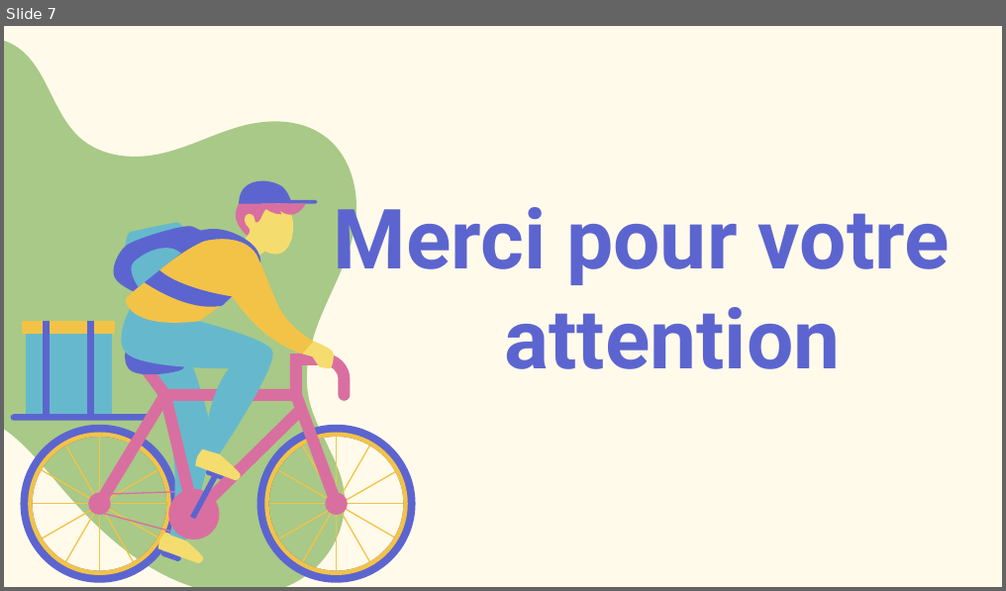
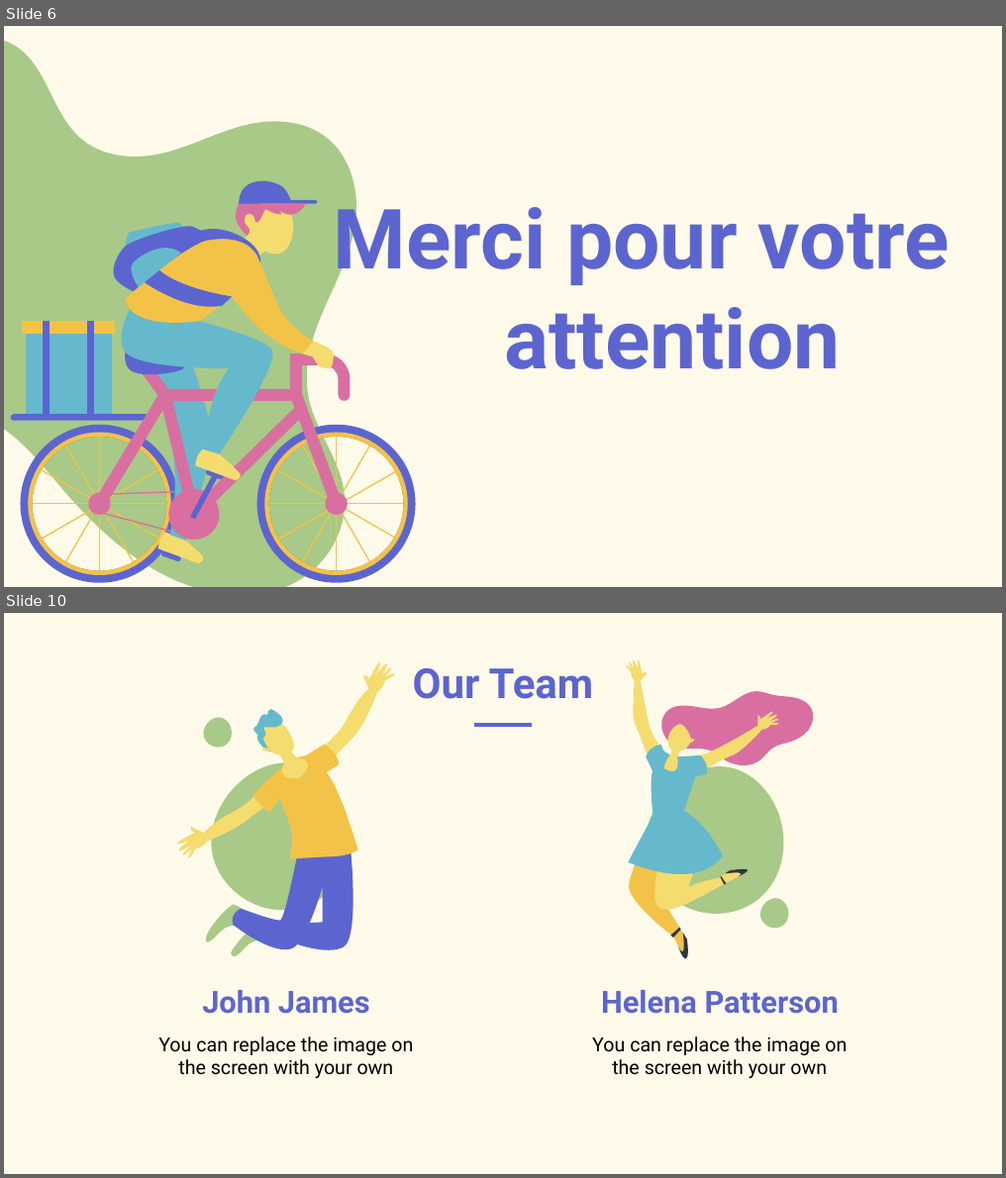
Before and after one commit to kerkazou/gestion_restauration_marhaba, a slide deck: Food Delivery App XL by Slidesgo.pptx. Shown one above the other, each under a label of ours: slide 7 before the commit, slides 6 and 10 after it; the slides between them are not shown. The pictures are 1006x591 and 1006x1178 pixels, drawn with LibreOffice and Linux fonts; fonts in the diff are those of the drawing. Boxes give left, top, right and bottom in pixels: in the first picture for what was removed or moved away, otherwise in the second. Text is boxed around its words. In the diff, an @@ line names an element or a change of style, - is before the commit and + after.

```diff
--- a/Food Delivery App XL by Slidesgo.pptx
+++ b/Food Delivery App XL by Slidesgo.pptx
@@ slide 10 added at box(4, 613, 1002, 1174), background #FFFAEA @@
@@ title added at box(413, 668, 594, 699), 30 pt, text #5C65CF, bold @@
+Our Team
@@ freeform shape added at box(202, 718, 237, 748), fill #A8C987 @@
@@ line added from (474, 725) to (532, 725), #5C65CF 3 pt @@
@@ group added at box(176, 662, 396, 957): 16 freeform shapes @@
@@ freeform shape added at box(202, 762, 371, 910), fill #A8C987 @@
@@ freeform shape added at box(635, 766, 804, 914), fill #A8C987 @@
@@ freeform shape added at box(758, 898, 793, 929), fill #A8C987 @@
@@ group added at box(625, 660, 816, 959): 21 freeform shapes @@
@@ title added at box(202, 990, 370, 1014), 22 pt, text #5C65CF, bold @@
+John James
@@ title added at box(601, 990, 839, 1014), 22 pt, text #5C65CF, bold @@
+Helena Patterson
@@ subtitle added at box(158, 1037, 413, 1079), 14 pt, text #000000 @@
+You can replace the image on the screen with your own
@@ subtitle added at box(592, 1037, 846, 1079), 14 pt, text #000000 @@
+You can replace the image on the screen with your own
@@ what was slide 7 is now slide 6 @@
```
Also in this commit, not shown: 2 slides changed, 87 other slides added, 2 slides removed, 3 other files.
